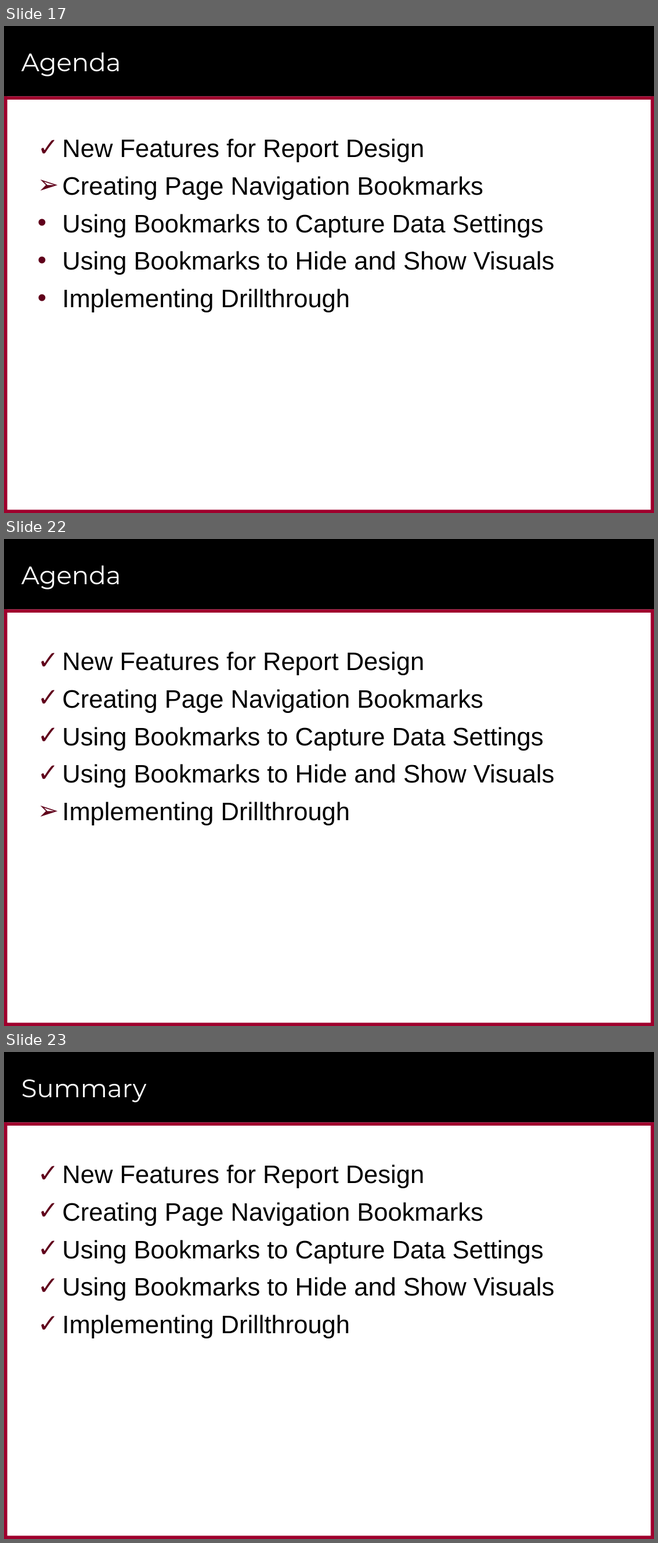
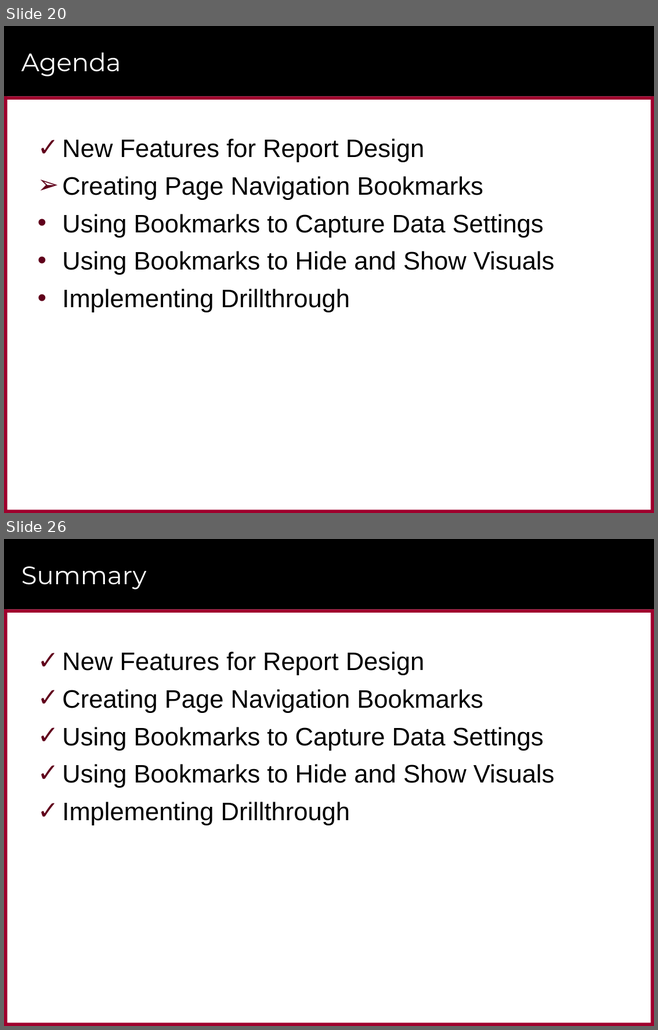
Before and after one commit to CriticalPathTraining/Bookmarks, a slide deck: Bookmarks.pptx. Shown one above the other, each under a label of ours: slides 17, 22 and 23 before the commit, slides 20 and 26 after it; the slides between them are not shown. The pictures are 658x1543 and 658x1030 pixels, drawn with LibreOffice and Linux fonts; fonts in the diff are those of the drawing; background and template pictures are left out. Boxes give left, top, right and bottom in pixels: in the first picture for what was removed or moved away, otherwise in the second. Text is boxed around its words. In the diff, an @@ line names an element or a change of style, - is before the commit and + after.

```diff
--- a/Bookmarks.pptx
+++ b/Bookmarks.pptx
@@ slide 22 removed at <box>4,539,654,1026</box>, background #FFFFFF; not listed: 6 template elements that a slide beside it also shows @@
@@ title removed at <box>21,565,121,589</box> @@
-Agenda
@@ text removed at <box>62,652,554,826</box> @@
-✓ New Features for Report Design
-✓ Creating Page Navigation Bookmarks
-✓ Using Bookmarks to Capture Data Settings
-✓ Using Bookmarks to Hide and Show Visuals
-➢ Implementing Drillthrough
@@ what was slide 17 is now slide 20 @@
@@ what was slide 23 is now slide 26 @@
```
Also in this commit, not shown: 10 slides changed, 11 slides added, 6 other slides removed, 1 other file.
